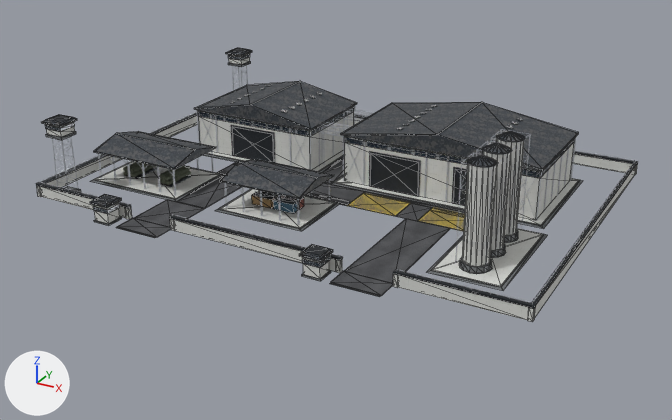
The glTF model Models/abm_plant_lvl2.glb, before and after one commit.
One viewpoint serves both versions: a 50 mm lens placed at (111.3, -208.0, 95.8), pointed at (1.2, -7.9, -4.3). Arrows for +X, +Y and +Z are at lower left; the lights stay in place. The first picture is the older version. Mesh edges are drawn as thin lines on the coarser meshes. Vertices at exactly the same position are counted once.

Objects in the first picture: 'PLT_L2_Asphalt', 'PLT_L2_ConcDark', 'PLT_L2_ConcLight', 'PLT_L2_DoorCorr', 'PLT_L2_HatchZone', 'PLT_L2_RoofCorr', 'PLT_L2_SteelDark', 'PLT_L2_SteelTruss', 'PLT_L2_WindowDark' and 5 more.
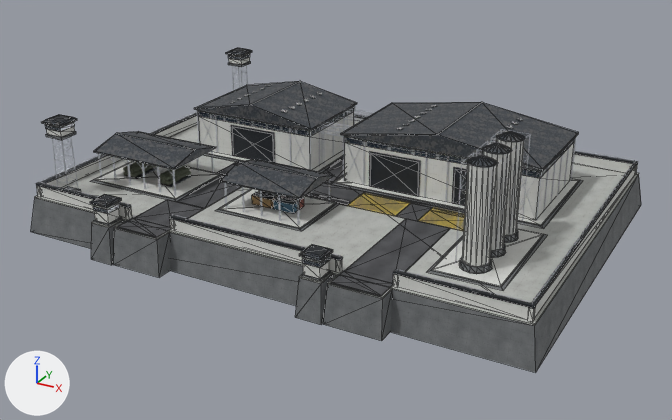
Where the change shows, as pixel boxes [x1, y1, x2, y2] in the pictures (672 x 420 px):
'PLT_L2_ConcDark', reshaped (14% wider, 35% taller)
    before: [46, 61, 582, 291]
    after: [31, 61, 641, 372]
'PLT_L2_ConcMid', added
    after: [35, 125, 639, 326]
part 1 of me_plt_l2_concdark_007, added
    after: [31, 175, 641, 372]

What changed in the scene script:
```text
Add img_tex_no_concrete_mid:
    img_tex_no_concrete_mid = load_image('tex_no_concrete_mid', '_unpacked/tex_no_concrete_mid', 512, 512, 'sRGB')
Add mat_mat_no_concrete_mid:
    mat_mat_no_concrete_mid = principled_material('Mat_NO_Concrete_Mid')
    mat_mat_no_concrete_mid.texture = img_tex_no_concrete_mid
    mat_mat_no_concrete_mid.roughness = 0.88
Change me_plt_l2_concdark_007:
    used by ob_plt_l2_concdark; location = (0.0, 0.0, 0.0)
    remove me_plt_l2_concdark_007.from_pydata(...)  # 172 vertices, 288 faces; spans x -64.7..57.9, y -51.9..43.7, z 0.0..17.0
    add me_plt_l2_concdark_007.from_pydata(...)  # 212 vertices, 348 faces; spans x -69.8..69.8, y -53.4..48.8, z -10.0..17.0
    me_plt_l2_concdark_007 part 1
    40 vertices are added at x -69.8..69.8, y -53.4..48.8, z -10.0..-0.3
    60 new faces join them
Add me_plt_l2_concmid_001:
    me_plt_l2_concmid_001.from_pydata(...)  # a box spanning x -68.2..68.2, y -47.2..47.2, z -0.4..0.0; a box spanning x -43.6..-38.0, y -52.3..-47.2, z -0.4..0.0; a box spanning x -36.6..-23.4, y -51.9..-47.2, z -0.4..0.0; a box spanning x 16.4..22.0, y -52.3..-47.2, z -0.4..0.0; a box spanning x 23.4..36.6, y -51.9..-47.2, z -0.4..0.0
    me_plt_l2_concmid_001.materials.append(mat_mat_no_concrete_mid)  # picture img_tex_no_concrete_mid
Add ob_plt_l2_concmid:
    ob_plt_l2_concmid = bpy.data.objects.new('PLT_L2_ConcMid', me_plt_l2_concmid_001)
    ob_plt_l2_concmid.location = (0.0, 0.0, 0.0)
```
